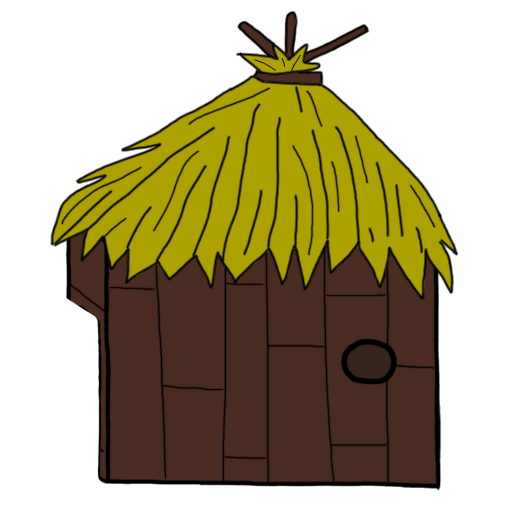
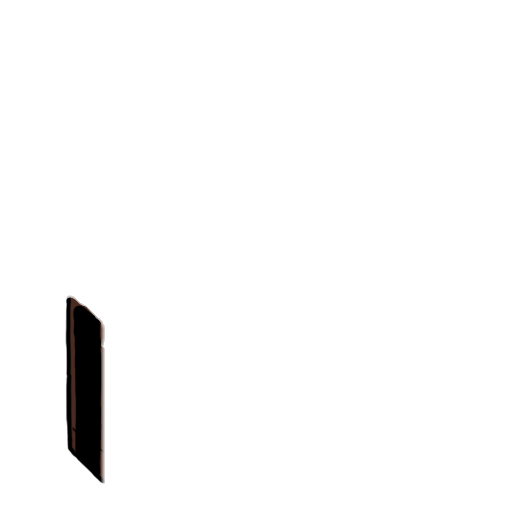
Layered file, before and after one edit (512px x 512px). Changes by layer:
pixels changed over bbox(50, 10, 459, 491) (layer not identified)
